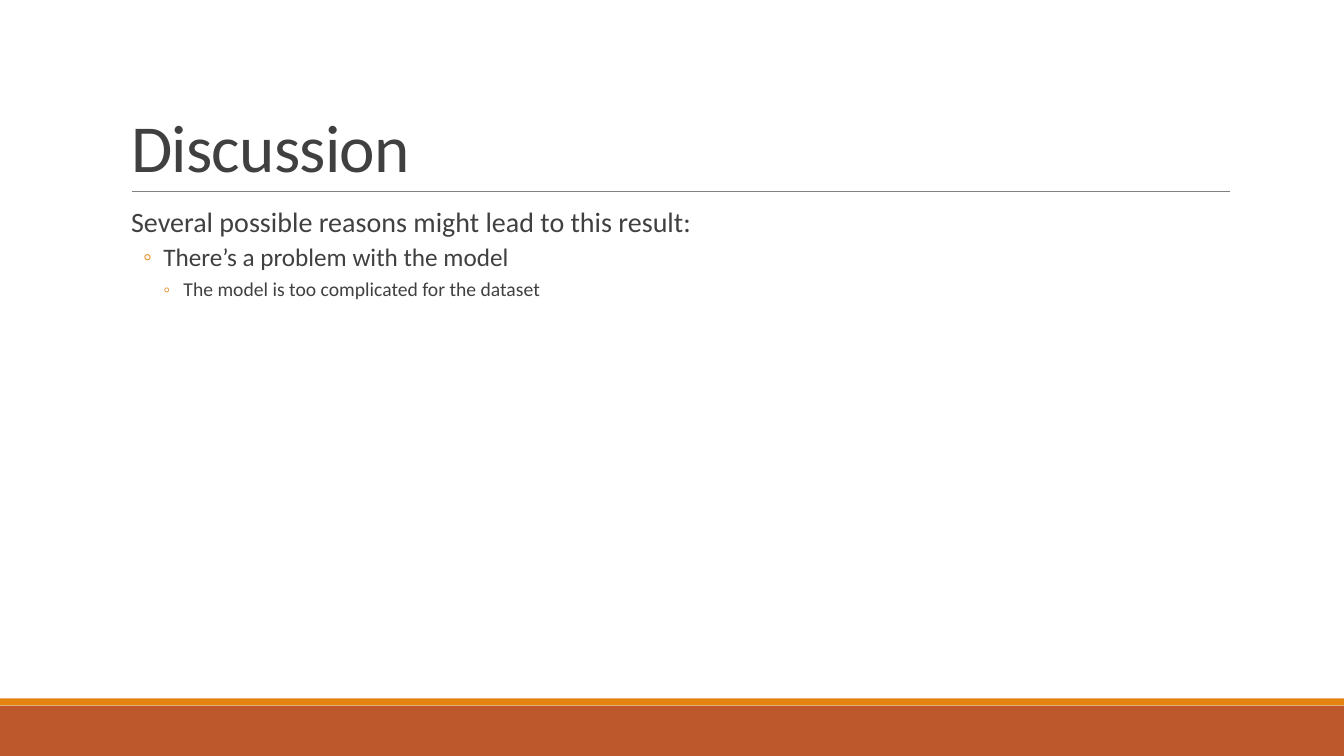
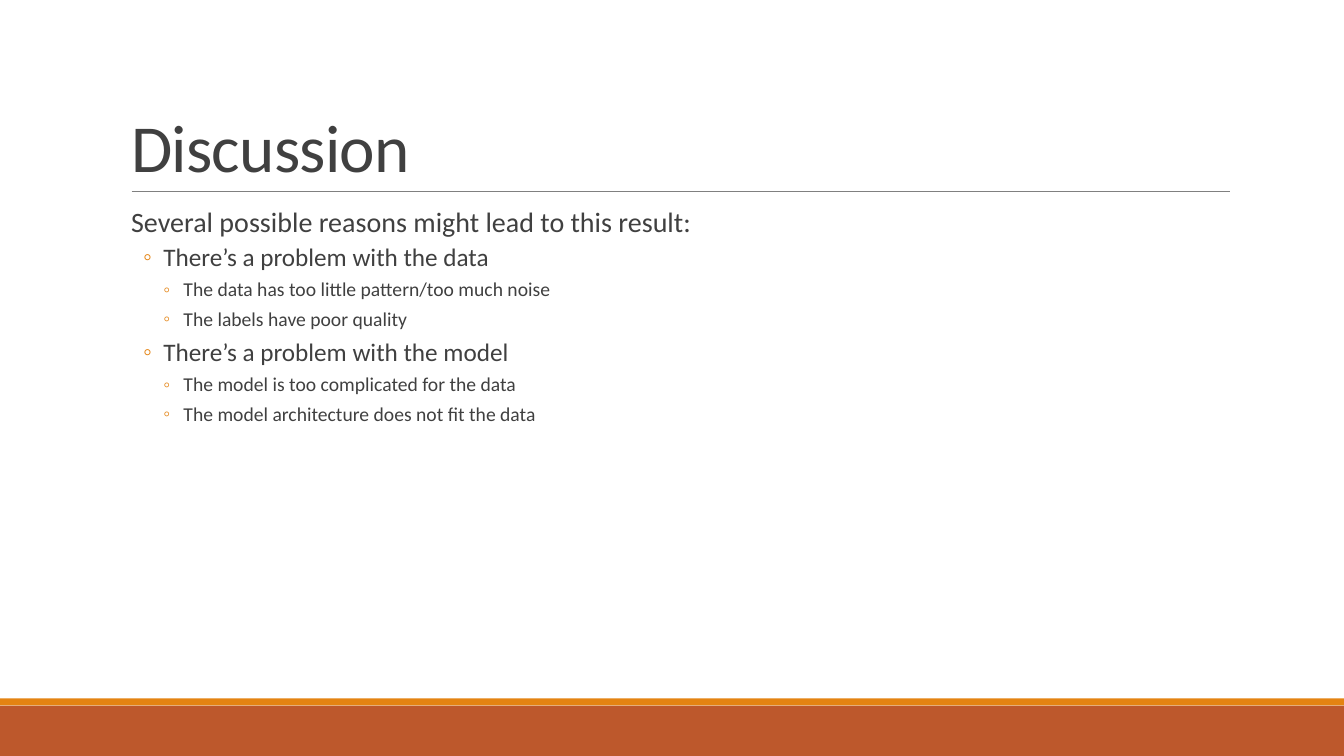
Before and after one commit to N1colTeng/DATA-294P, a slide deck: slide 30 of First draft presentation.pptx. Drawn at 1344x756 pixels with LibreOffice and Linux fonts; fonts in the diff are those of the drawing. Boxes give left, top, right and bottom in pixels: in the first picture for what was removed or moved away, otherwise in the second. Text is boxed around its words. In the diff, an @@ line names an element or a change of style, - is before the commit and + after.

```diff
--- a/First draft presentation.pptx
+++ b/First draft presentation.pptx
@@ text at (x1=163, y1=248, x2=550, y2=329): paragraphs added @@
+  ◦ There’s a problem with the data
+    ◦ The data has too little pattern/too much noise
+    ◦ The labels have poor quality
@@ text at (x1=183, y1=377, x2=535, y2=421): text changed @@
-    ◦ The model is too complicated for the dataset
+    ◦ The model is too complicated for the data
+    ◦ The model architecture does not fit the data
```
Also in this commit, not shown: 1 other slide changed.
